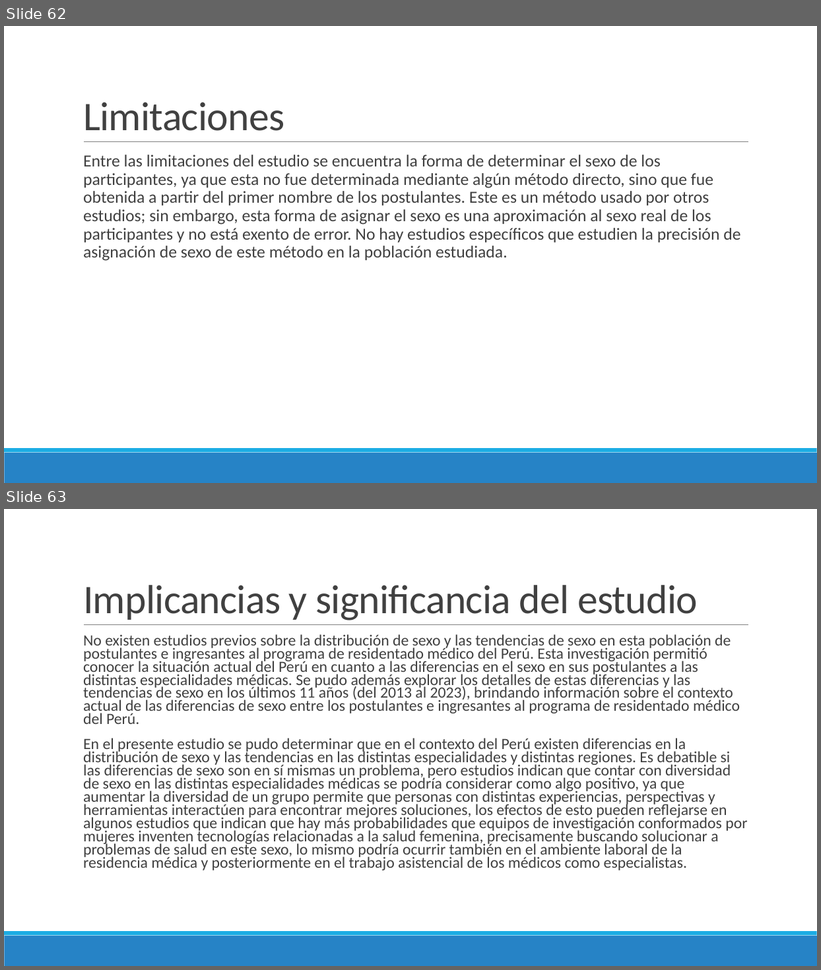
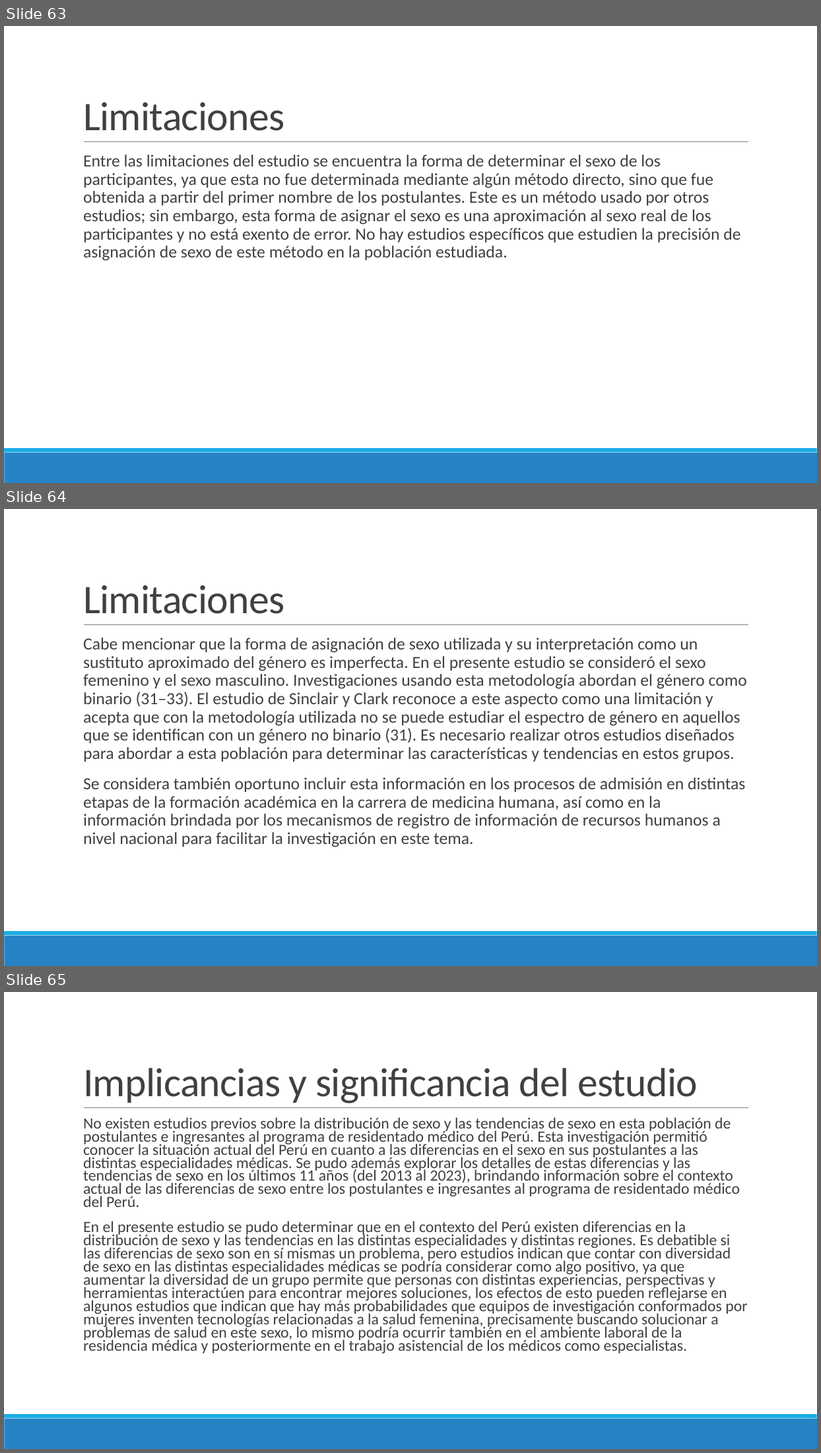
Before and after one commit to danimedi/tesis_genero_especialidades, a slide deck: doc/diapositivas_sustentacion_tesis.pptx. Shown one above the other, each under a label of ours: slides 62 and 63 before the commit, slides 63, 64 and 65 after it. The pictures are 821x970 and 821x1453 pixels, drawn with LibreOffice and Linux fonts; fonts in the diff are those of the drawing. Boxes give left, top, right and bottom in pixels: in the first picture for what was removed or moved away, otherwise in the second. Text is boxed around its words. In the diff, an @@ line names an element or a change of style, - is before the commit and + after.

```diff
--- a/doc/diapositivas_sustentacion_tesis.pptx
+++ b/doc/diapositivas_sustentacion_tesis.pptx
@@ slide 64 added at (4,509,817,966), background #FFFFFF; not listed: 3 template elements that a slide beside it also shows @@
@@ title added at (83,585,284,614), 48 pt, text #404040 @@
+Limitaciones
@@ text added at (83,638,747,848), 20 pt, text #404040 @@
+  Cabe mencionar que la forma de asignación de sexo utilizada y su interpretación como un sustituto aproximado del género es imperfecta. En el presente estudio se consideró el sexo femenino y el sexo masculino. Investigaciones usando esta metodología abordan el género como binario (31–33). El estudio de Sinclair y Clark reconoce a este aspecto como una limitación y acepta que con la metodología utilizada no se puede estudiar el espectro de género en aquellos que se identifican con un género no binario (31). Es necesario realizar otros estudios diseñados para abordar a esta población para determinar las características y tendencias en estos grupos.
+  Se considera también oportuno incluir esta información en los procesos de admisión en distintas etapas de la formación académica en la carrera de medicina humana, así como en la información brindada por los mecanismos de registro de información de recursos humanos a nivel nacional para facilitar la investigación en este tema.
@@ what was slide 62 is now slide 63 @@
@@ what was slide 63 is now slide 65 @@
```
Also in this commit, not shown: 1 other slide added, 1 other file.
